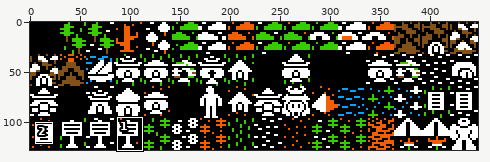
File history of a sprite sheet, Deathlord-Relorded/Assets/Tileset_Relorded_Overland.png. The first picture is a wide view before the edit; the outline marks the close-up.
Close-up. Before the edit:
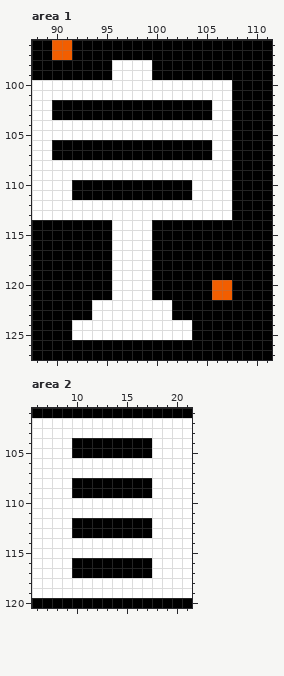
The file is 448x128 pixels. Shown: area 1: x 88..111, y 96..127; area 2: x 6..21, y 101..120. The commit also changed other parts of the picture, which this record leaves out.
And afterwards:
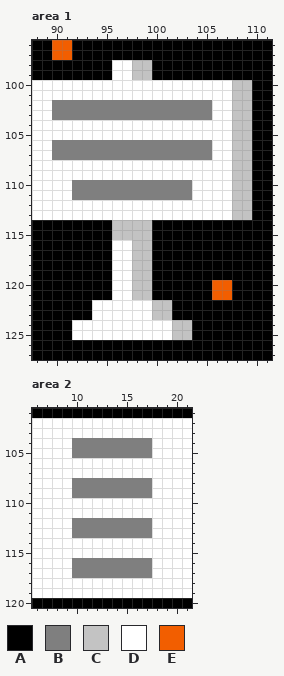
Palette (. is transparent): A #000000  B #7f7f7f  C #c3c3c3  D #ffffff  E #f25e00
From old to new:
Area 1:
y 98..99: x 98..99 DD -> CC
y 100..101: x 108..109 AA -> CC
y 102..103: x 90..105 AAAAAAAAAAAAAAAA -> BBBBBBBBBBBBBBBB; x 108..109 AA -> CC
y 104..105: x 108..109 AA -> CC
y 106..107: x 90..105 AAAAAAAAAAAAAAAA -> BBBBBBBBBBBBBBBB; x 108..109 AA -> CC
y 108..109: x 108..109 AA -> CC
y 110..111: x 92..103 AAAAAAAAAAAA -> BBBBBBBBBBBB; x 108..109 AA -> CC
y 112..113: x 108..109 AA -> CC
y 114..115: x 96..99 DDDD -> CCCC
y 116..121: x 98..99 DD -> CC
y 122..123: x 100..101 DD -> CC
y 124..125: x 102..103 DD -> CC
Area 2:
y 104..105: x 10..17 AAAAAAAA -> BBBBBBBB
y 108..109: x 10..17 AAAAAAAA -> BBBBBBBB
y 112..113: x 10..17 AAAAAAAA -> BBBBBBBB
y 116..117: x 10..17 AAAAAAAA -> BBBBBBBB
Changed places in both close-ups, as pixel boxes (x1, y1, x2, y2):
changed: (52, 60, 252, 340)
changed: (72, 438, 152, 578)
